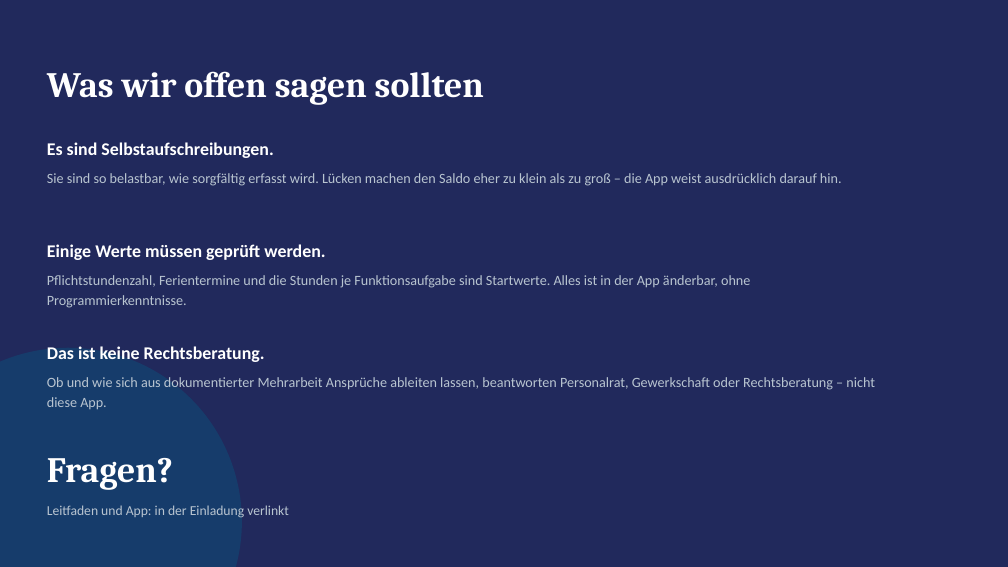
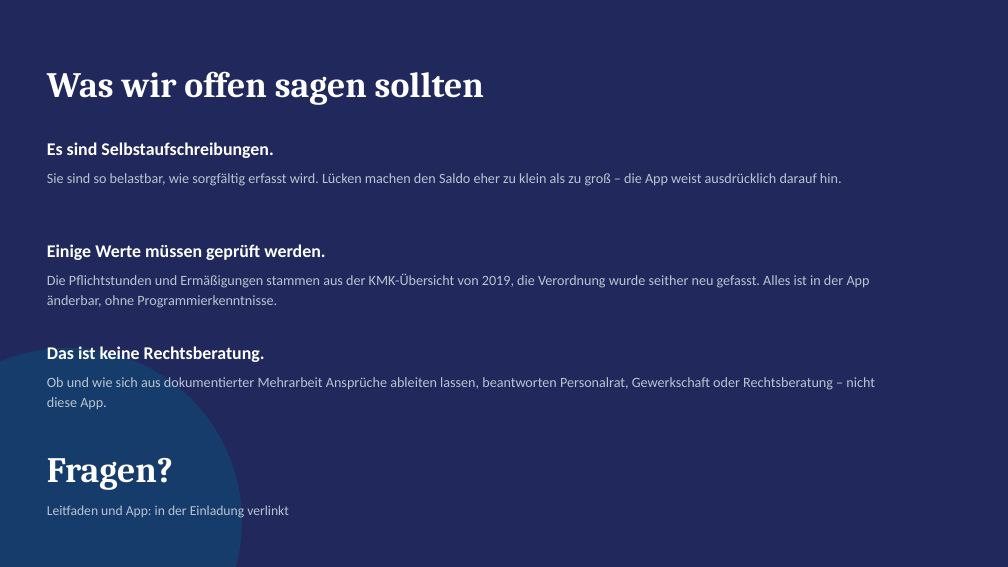
Before and after one commit to gerrjacob-cell/App-Zeiterfassung-Lehrer, a slide deck: slide 16 of praesentation/Lehrerzeit-Vorstellung.pptx. Drawn at 1008x567 pixels with LibreOffice and Linux fonts; fonts in the diff are those of the drawing. Boxes give left, top, right and bottom in pixels: in the first picture for what was removed or moved away, otherwise in the second. Text is boxed around its words. In the diff, an @@ line names an element or a change of style, - is before the commit and + after.

```diff
--- a/praesentation/Lehrerzeit-Vorstellung.pptx
+++ b/praesentation/Lehrerzeit-Vorstellung.pptx
@@ text at (47,273,870,308): text changed @@
-Pflichtstundenzahl, Ferientermine und die Stunden je Funktionsaufgabe sind Startwerte. Alles ist in der App änderbar, ohne Programmierkenntnisse.
+Die Pflichtstunden und Ermäßigungen stammen aus der KMK-Übersicht von 2019, die Verordnung wurde seither neu gefasst. Alles ist in der App änderbar, ohne Programmierkenntnisse.
```
Also in this commit, not shown: 8 other files.
